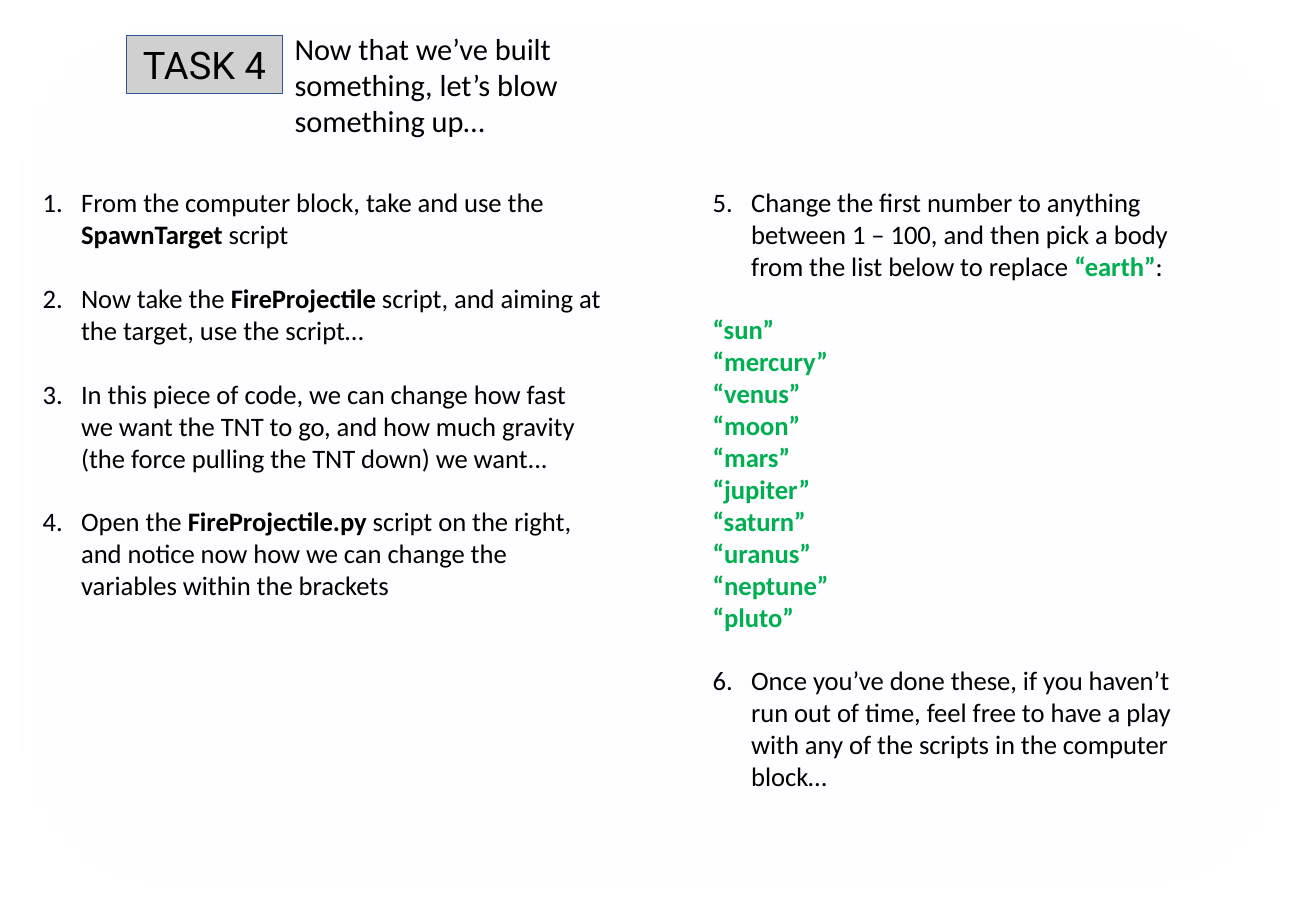
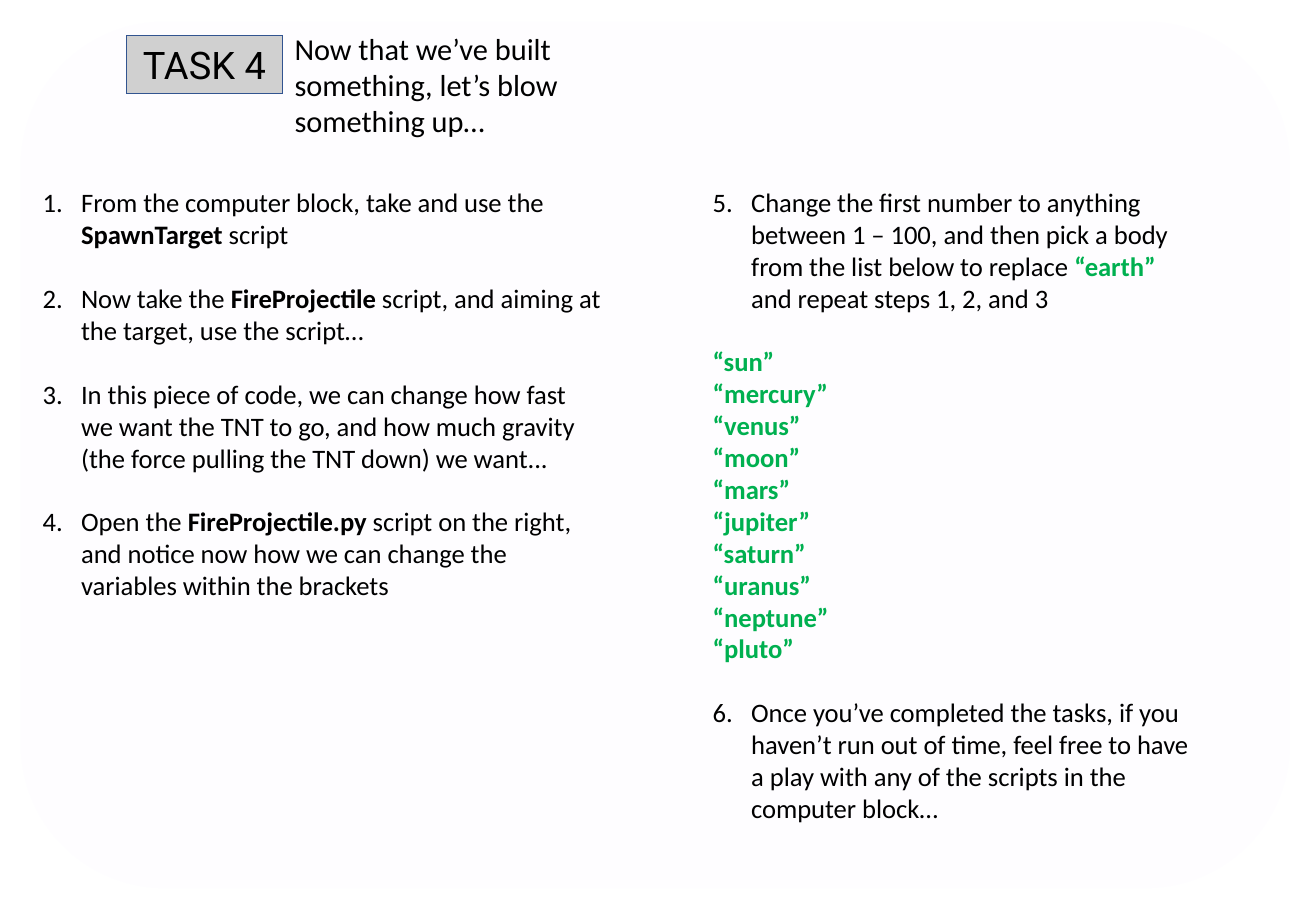
Before and after one commit to alvaropp/PythonTool_outreach, a slide deck: slide 4 of programming_challenge/tasks.horizontal.pptx. Drawn at 1316x911 pixels with LibreOffice and Linux fonts; fonts in the diff are those of the drawing; grey boxes stand for pictures; background and template pictures are left out. Boxes give left, top, right and bottom in pixels: in the first picture for what was removed or moved away, otherwise in the second. Text is boxed around its words. In the diff, an @@ line names an element or a change of style, - is before the commit and + after.

Commit message:
Updated build_house_code.py Moved checkerboard to development folder Edited tasks

```diff
--- a/programming_challenge/tasks.horizontal.pptx
+++ b/programming_challenge/tasks.horizontal.pptx
@@ text at (751,193,1168,313): text changed @@
-5. Change the first number to anything between 1 – 100, and then pick a body from the list below to replace “earth”:
+5. Change the first number to anything between 1 – 100, and then pick a body from the list below to replace “earth” and repeat steps 1, 2, and 3
@@ text at (751,703,1188,823): text changed @@
-6. Once you’ve done these, if you haven’t run out of time, feel free to have a play with any of the scripts in the computer block…
+6. Once you’ve completed the tasks, if you haven’t run out of time, feel free to have a play with any of the scripts in the computer block…
```
Also in this commit, not shown: 2 other files.
